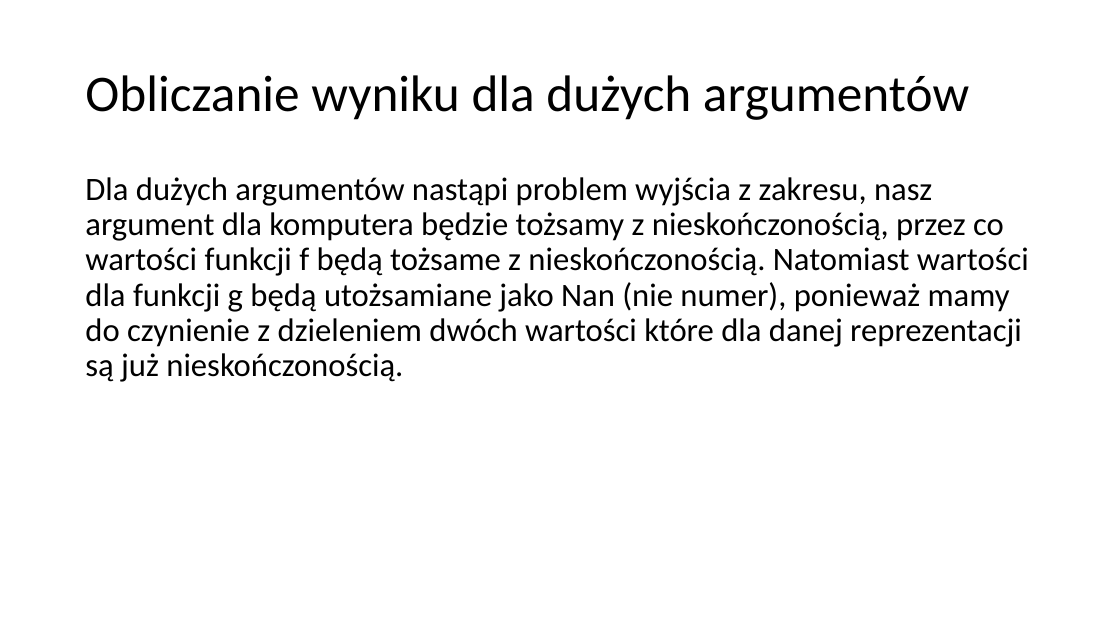
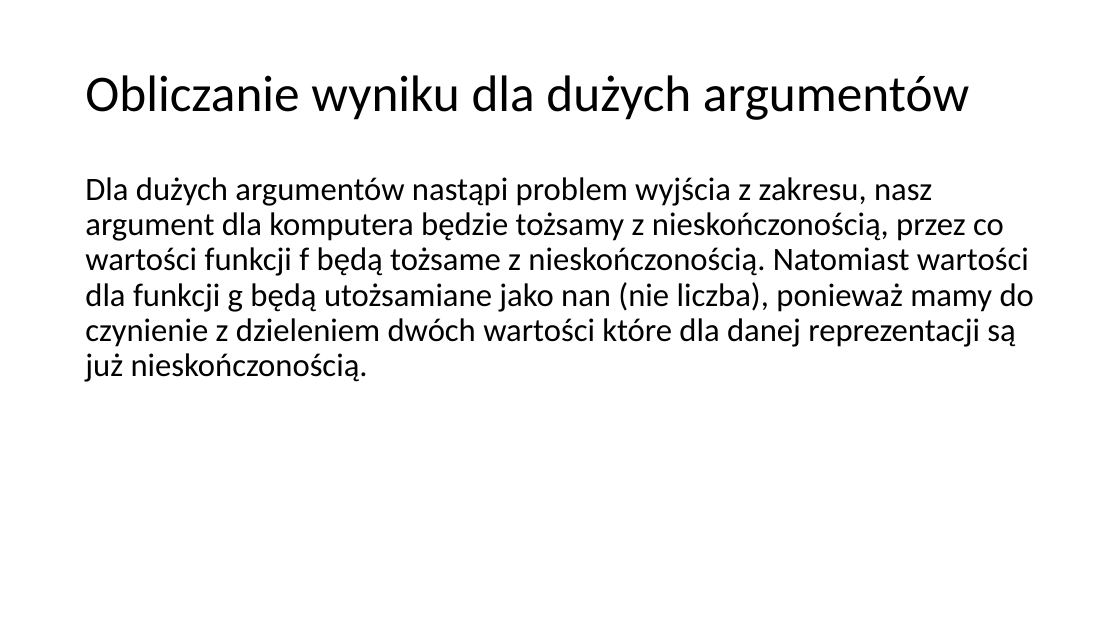
Before and after one commit to NiEkOKsU/Computation_Methods_for_Science_and_Technology, a slide deck: slide 11 of lab1/Laboratorium 1, zadanie 3.pptx. Drawn at 1120x630 pixels with LibreOffice and Linux fonts; fonts in the diff are those of the drawing. Boxes give left, top, right and bottom in pixels: in the first picture for what was removed or moved away, otherwise in the second. Text is boxed around its words. In the diff, an @@ line names an element or a change of style, - is before the commit and + after.

```diff
--- a/lab1/Laboratorium 1, zadanie 3.pptx
+++ b/lab1/Laboratorium 1, zadanie 3.pptx
@@ text at [85,177,1034,382]: text changed @@
-Dla dużych argumentów nastąpi problem wyjścia z zakresu, nasz argument dla komputera będzie tożsamy z nieskończonością, przez co wartości funkcji f będą tożsame z nieskończonością. Natomiast wartości dla funkcji g będą utożsamiane jako Nan (nie numer), ponieważ mamy do czynienie z dzieleniem dwóch wartości które dla danej reprezentacji są już nieskończonością.
+Dla dużych argumentów nastąpi problem wyjścia z zakresu, nasz argument dla komputera będzie tożsamy z nieskończonością, przez co wartości funkcji f będą tożsame z nieskończonością. Natomiast wartości dla funkcji g będą utożsamiane jako nan (nie liczba), ponieważ mamy do czynienie z dzieleniem dwóch wartości które dla danej reprezentacji są już nieskończonością.
```
Also in this commit, not shown: 5 other slides changed, 1 other file.
